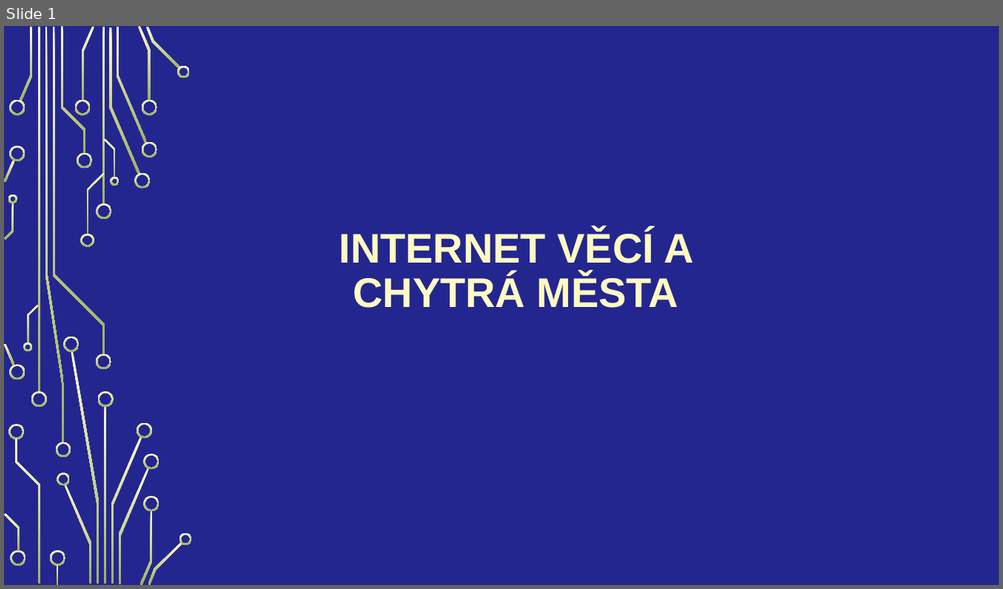
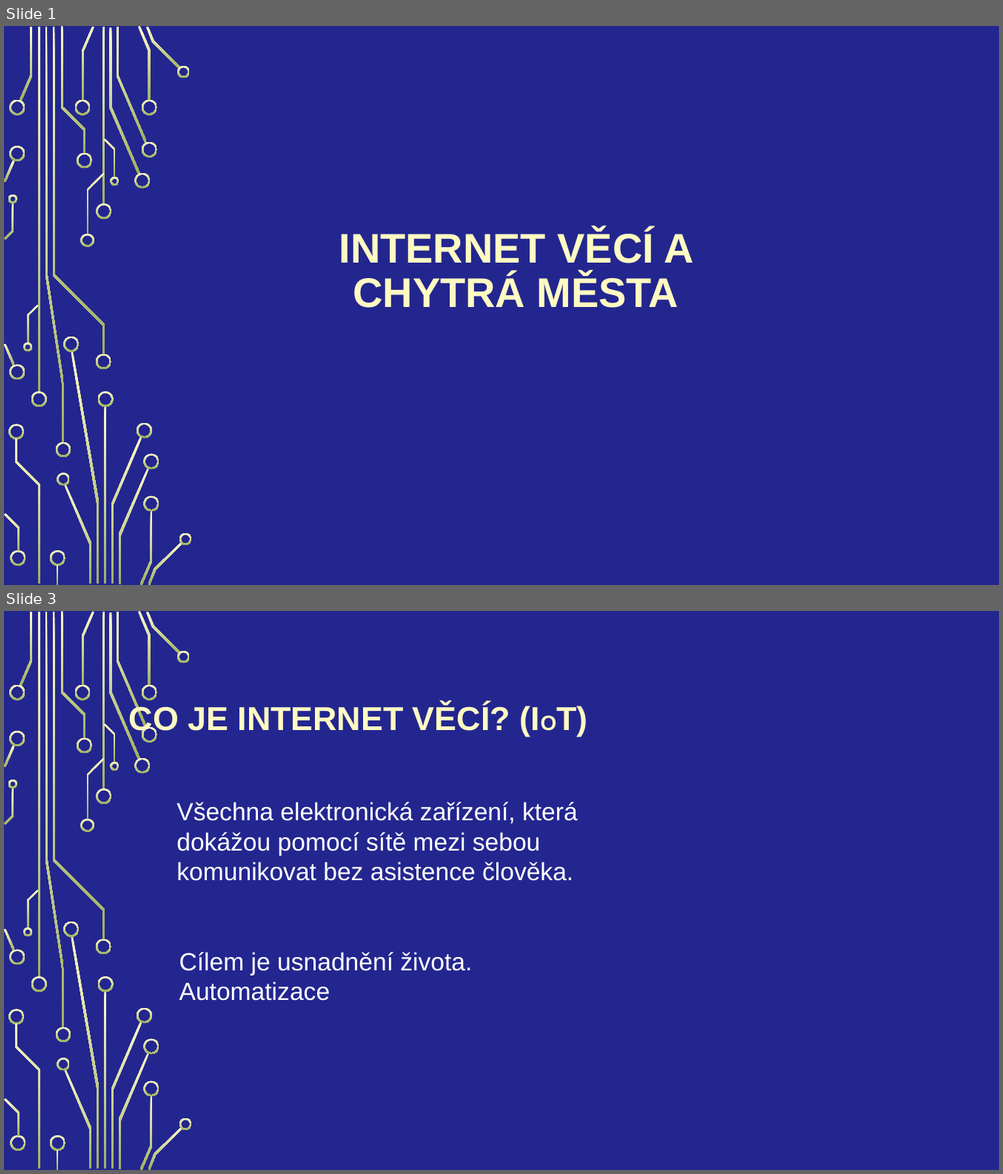
Before and after one commit to Vojta2809/Internet-v-c-a-chytr-m-sta, a slide deck: langsadl.pptx. Shown one above the other, each under a label of ours: slide 1 before the commit, slides 1 and 3 after it; the slides between them are not shown. The pictures are 1003x589 and 1003x1174 pixels, drawn with LibreOffice and Linux fonts; fonts in the diff are those of the drawing; background and template pictures are left out. Boxes give left, top, right and bottom in pixels: in the first picture for what was removed or moved away, otherwise in the second. Text is boxed around its words. In the diff, an @@ line names an element or a change of style, - is before the commit and + after.

```diff
--- a/langsadl.pptx
+++ b/langsadl.pptx
@@ slide 3 added at box(4, 611, 999, 1170), background picture (left out); not listed: 54 template elements that a slide beside it also shows @@
@@ title added at box(129, 704, 510, 737), 32 pt, text #FEFAC2, bold @@
+CO JE INTERNET VĚCÍ? (IOT)
@@ text added at box(176, 802, 578, 881), 24 pt, text #FFFFFF @@
+Všechna elektronická zařízení, která dokážou pomocí sítě mezi sebou komunikovat bez asistence člověka.
@@ text added at box(179, 952, 472, 1001), 24 pt, text #FFFFFF @@
+Cílem je usnadnění života. Automatizace
```
Also in this commit, not shown: 6 other slides added.
